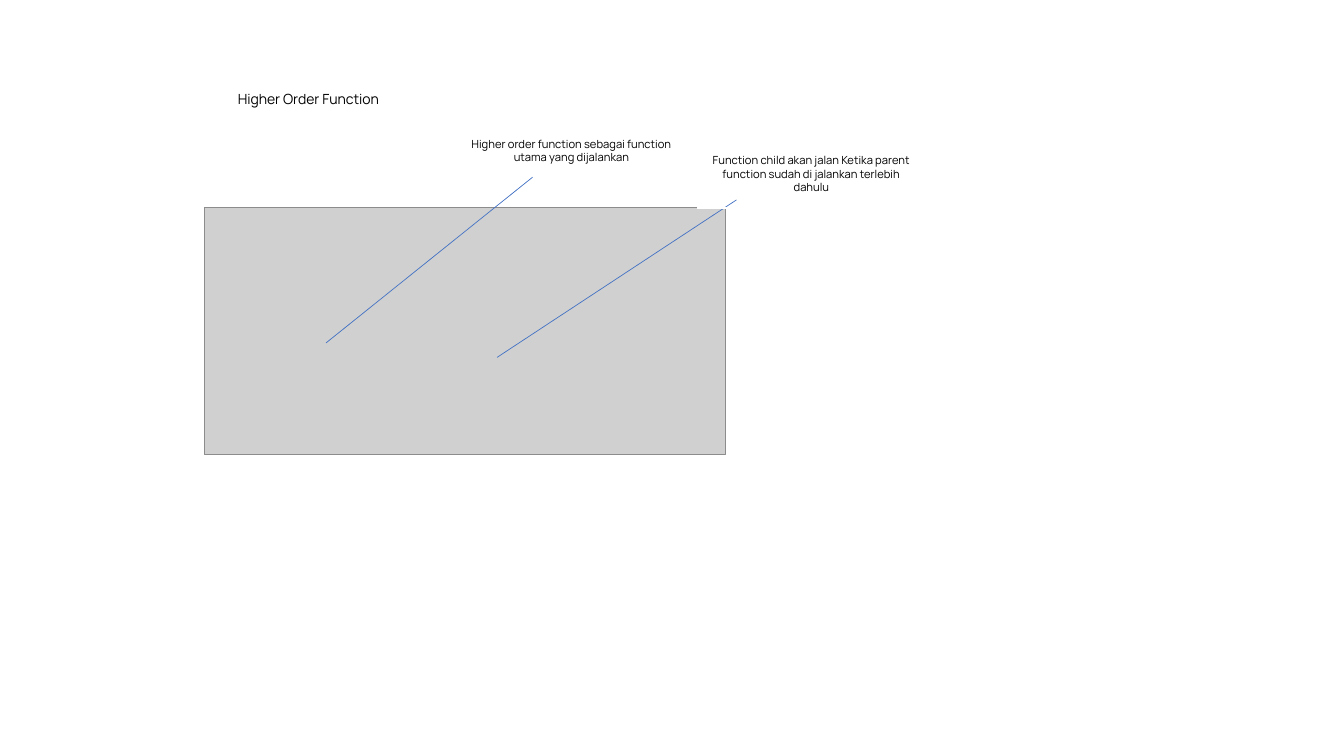
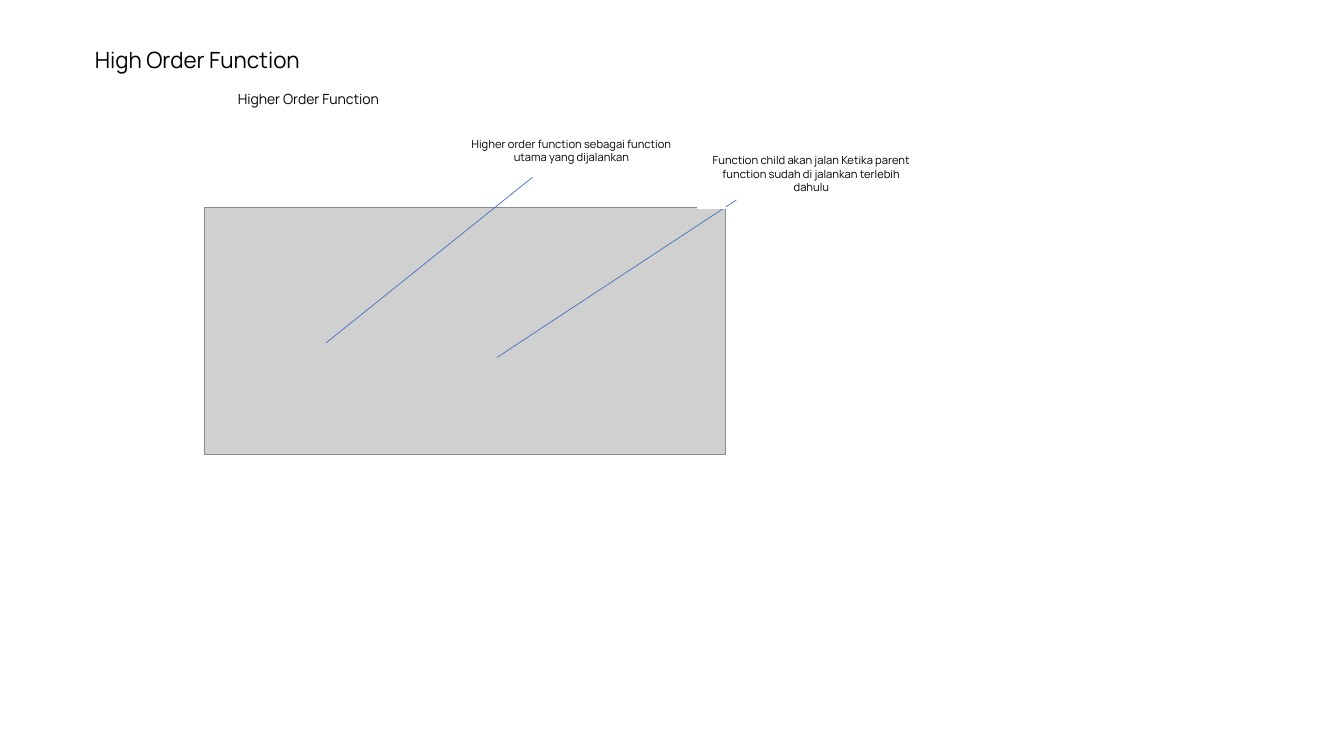
Before and after one commit to saddam-satria/learning-material, a slide deck: slide 6 of march/week-1/meeting-2/PPT.pptx (slide 4 before the commit). Drawn at 1344x756 pixels with LibreOffice and Linux fonts; fonts in the diff are those of the drawing; grey boxes stand for pictures. Boxes give left, top, right and bottom in pixels: in the first picture for what was removed or moved away, otherwise in the second. Text is boxed around its words. In the diff, an @@ line names an element or a change of style, - is before the commit and + after.

```diff
--- a/march/week-1/meeting-2/PPT.pptx
+++ b/march/week-1/meeting-2/PPT.pptx
@@ text added at [95, 51, 300, 74], 16 pt, text #000000 @@
+High Order Function
```
Also in this commit, not shown: 8 other slides changed, 2 slides added, 9 other files.
